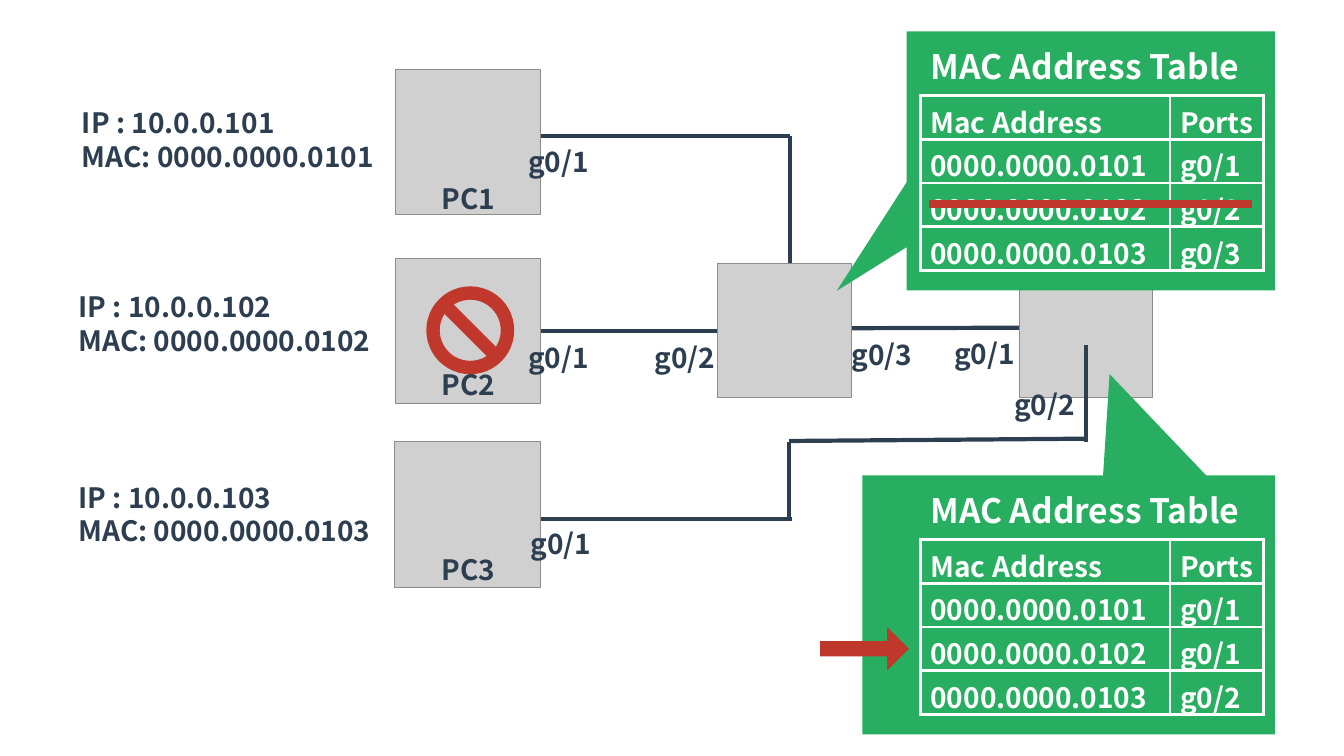
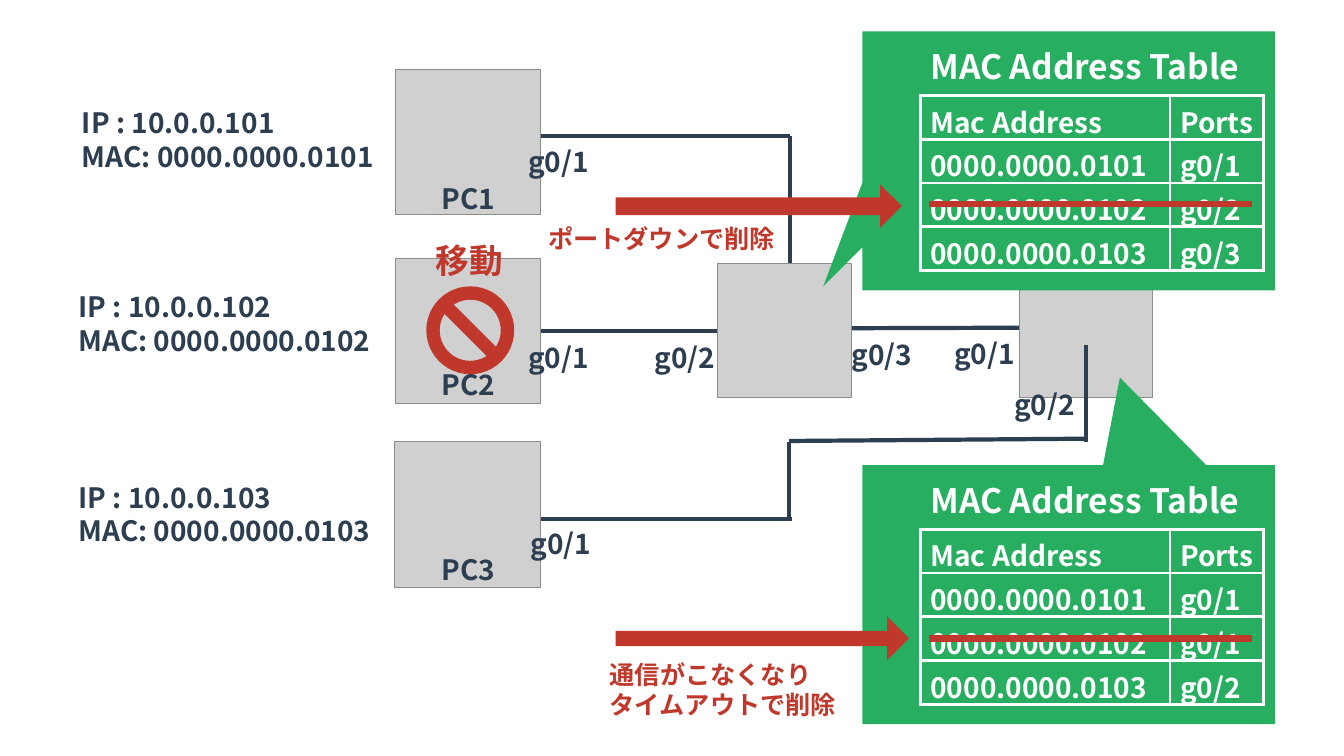
Before and after one commit to yuichi110/www.yuichi.com-network, a slide deck: slide 9 of slides/0025.pptx. Drawn at 1344x756 pixels with LibreOffice and Linux fonts; fonts in the diff are those of the drawing; grey boxes stand for pictures. Boxes give left, top, right and bottom in pixels: in the first picture for what was removed or moved away, otherwise in the second. Text is boxed around its words. In the diff, an @@ line names an element or a change of style, - is before the commit and + after.

```diff
--- a/slides/0025.pptx
+++ b/slides/0025.pptx
@@ speech box at <box>863,31,1275,290</box>: proportions changed @@
@@ speech box: place and size @@
-speech box at <box>906,31,1275,290</box>
+speech box at <box>863,31,1275,290</box>
@@ left arrow added at <box>616,185,902,228</box>, fill #C0382B @@
@@ text added at <box>436,239,503,276</box>, 24 pt, text #C0382B, bold @@
+移動
@@ text added at <box>548,226,775,251</box>, 18 pt, text #C0382B, bold @@
+ポートダウンで削除
@@ 1 table, 1 text, 1 speech box: place and size @@
-1 table, 1 text, 1 speech box at <box>863,476,1275,735</box>
+1 table, 1 text, 1 speech box at <box>863,465,1275,724</box>
@@ speech box at <box>863,465,1275,724</box>: proportions changed @@
@@ left arrow: place and size @@
-left arrow at <box>821,627,909,670</box>
+left arrow at <box>616,617,909,660</box>
@@ line added from (930, 638) to (1252, 638), #C0382B 4.5 pt @@
@@ text added at <box>610,662,836,717</box>, 18 pt, text #C0382B, bold @@
+通信がこなくなり
+タイムアウトで削除
```
Also in this commit, not shown: 4 slides added, 1 other file.
